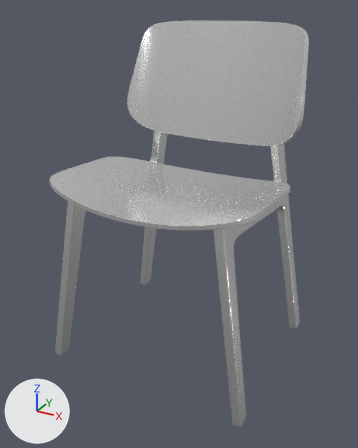
The Blender file experiments/23_hard_surface_modeling/chair.blend: old version first, new version second.
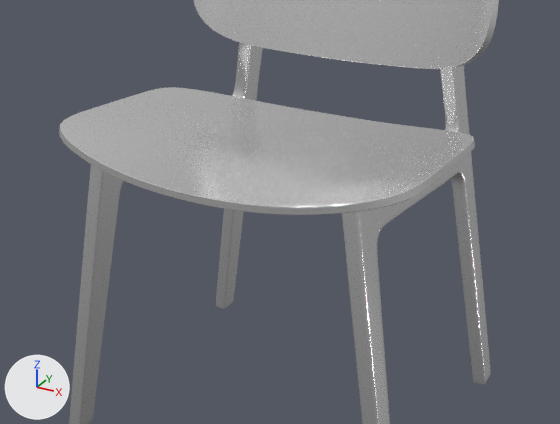
Each version is shown whole from a 50 mm camera at (2.61, -4.89, 4.1) aimed at (-0.01, -0.13, 1.72), then close up on the part from 4% to 95% of the width and 24% to 79% of the height. The lights are fixed; the arrows at lower left show +X, +Y and +Z.

Objects in the first close-up: 'Chair Leg', 'Plane', 'Seat'.
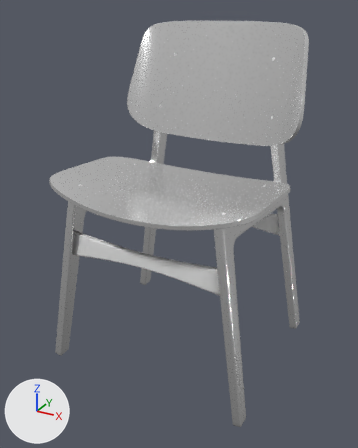
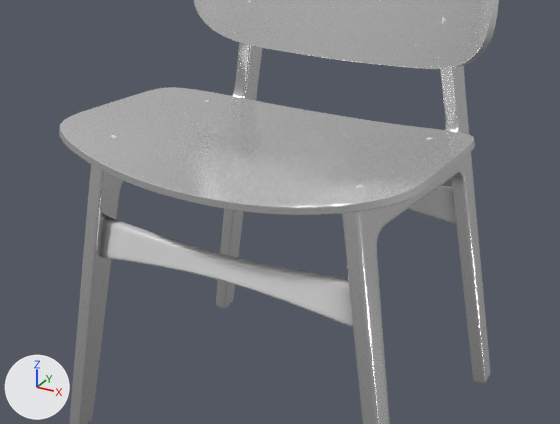
Where the change shows, as pixel boxes (x1, y1, x2, y2) in the close-ups (560 x 424 px):
'Rung.001', added: after (101, 217, 353, 327)
'Rung', added: after (408, 186, 456, 224)

The change, as a list of edits to the scene's bpy script:
```text
Add me_cube_004:
    me_cube_004.from_pydata([(0.0, -0.077, -0.042), (0.0, -0.07, 0.046), (0.0, -0.004, -0.042), (0.0, 0.003, 0.046), (0.951, -0.074, -0.161), (0.901, -0.074, 0.137), (0.952, 0.0, -0.161), (0.903, 0.0, 0.137), (0.0, -0.071, 0.033), (0.0, 0.002, 0.033), (0.91, 0.0, 0.093), (0.909, -0.074, 0.095), (0.0, -0.002, -0.026), (0.942, 0.0, -0.105), (0.942, -0.074, -0.111), (0.0, -0.076, -0.03)], [], [(9, 3, 7, 10), (10, 7, 5, 11), (11, 5, 1, 8), (2, 6, 4, 0), (7, 3, 1, 5), (14, 11, 8, 15), (13, 10, 11, 14), (12, 9, 10, 13), (2, 12, 13, 6), (6, 13, 14, 4), (4, 14, 15, 0)])
    me_cube_004.polygons.foreach_set('use_smooth', [True] * 11)
Add ob_rung:
    ob_rung = bpy.data.objects.new('Rung', me_cube_004)
    ob_rung.location = (0.0, 0.931, 1.519)
    ob_rung.rotation_euler = (0.0426, 0.0, 0.0)  # degrees (2.4, 0, 0)
    ob_rung.scale = (1.01, 1.0, 1.0)
    _m = ob_rung.modifiers.new('Mirror', 'MIRROR')
    _m.use_axis = (False, False, True)
    _m.use_clip = True
    _m.mirror_object = ob_side
    _m = ob_rung.modifiers.new('Subdivision', 'SUBSURF')
    _m.levels = 3
    _m.render_levels = 3
Add ob_rung_001:
    ob_rung_001 = bpy.data.objects.new('Rung.001', me_cube_004.copy())
    ob_rung_001.location = (0.0, -0.88, 1.589)
    ob_rung_001.rotation_euler = (-0.0886, 0.0, 0.0)  # degrees (-5.1, 0, 0)
    _m = ob_rung_001.modifiers.new('Mirror', 'MIRROR')
    _m.use_axis = (False, False, True)
    _m.use_clip = True
    _m.mirror_object = ob_side
    _m = ob_rung_001.modifiers.new('Subdivision', 'SUBSURF')
    _m.levels = 3
    _m.render_levels = 3
```
